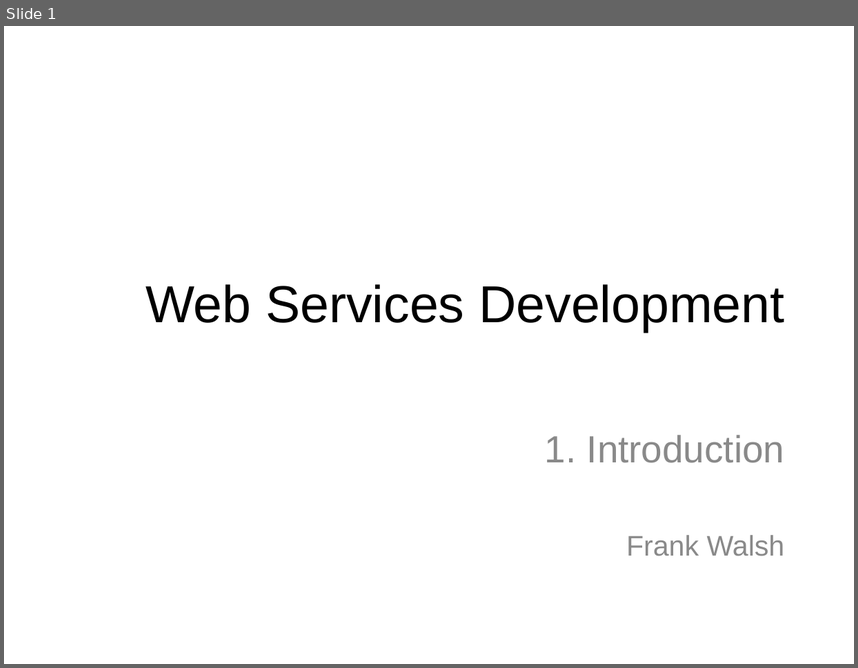
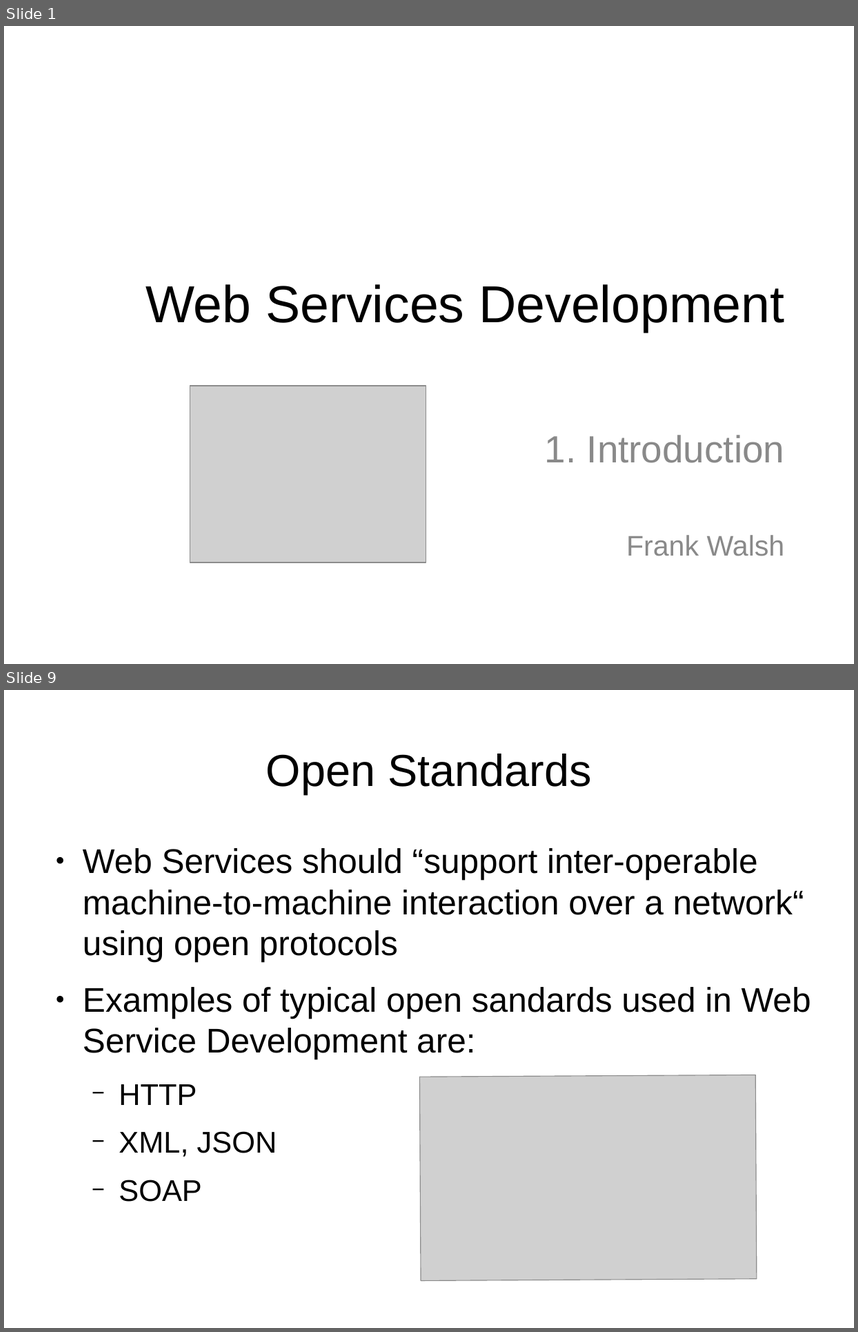
Before and after one commit to wit-computing/web-services-2016, a slide deck: topic01/talk-1/web-services-intro.odp. Shown one above the other, each under a label of ours: slide 1 before the commit, slides 1 and 9 after it; the slides between them are not shown. The pictures are 858x668 and 858x1332 pixels, drawn with LibreOffice and Linux fonts; fonts in the diff are those of the drawing; grey boxes stand for pictures. Boxes give left, top, right and bottom in pixels: in the first picture for what was removed or moved away, otherwise in the second. Text is boxed around its words. In the diff, an @@ line names an element or a change of style, - is before the commit and + after.

```diff
--- a/topic01/talk-1/web-services-intro.odp
+++ b/topic01/talk-1/web-services-intro.odp
@@ slide 9 added at [4,690,854,1328], background #FFFFFF @@
@@ title added at [266,753,591,794], 42.1 pt, text #000000 @@
+Open Standards
@@ text added at [83,848,811,1201], 32.2 pt, text #000000 @@
+● Web Services should “support inter-operable machine-to-machine interaction over a network“ using open protocols
+● Examples of typical open sandards used in Web Service Development are:
+  − HTTP
+  − XML, JSON
+  − SOAP
@@ picture added at [419,1075,757,1280] @@
@@ slide 1 changed as well @@
@@ picture added at [190,385,426,562] @@
```
Also in this commit, not shown: 1 other slide changed, 15 other slides added, 2 other files.
